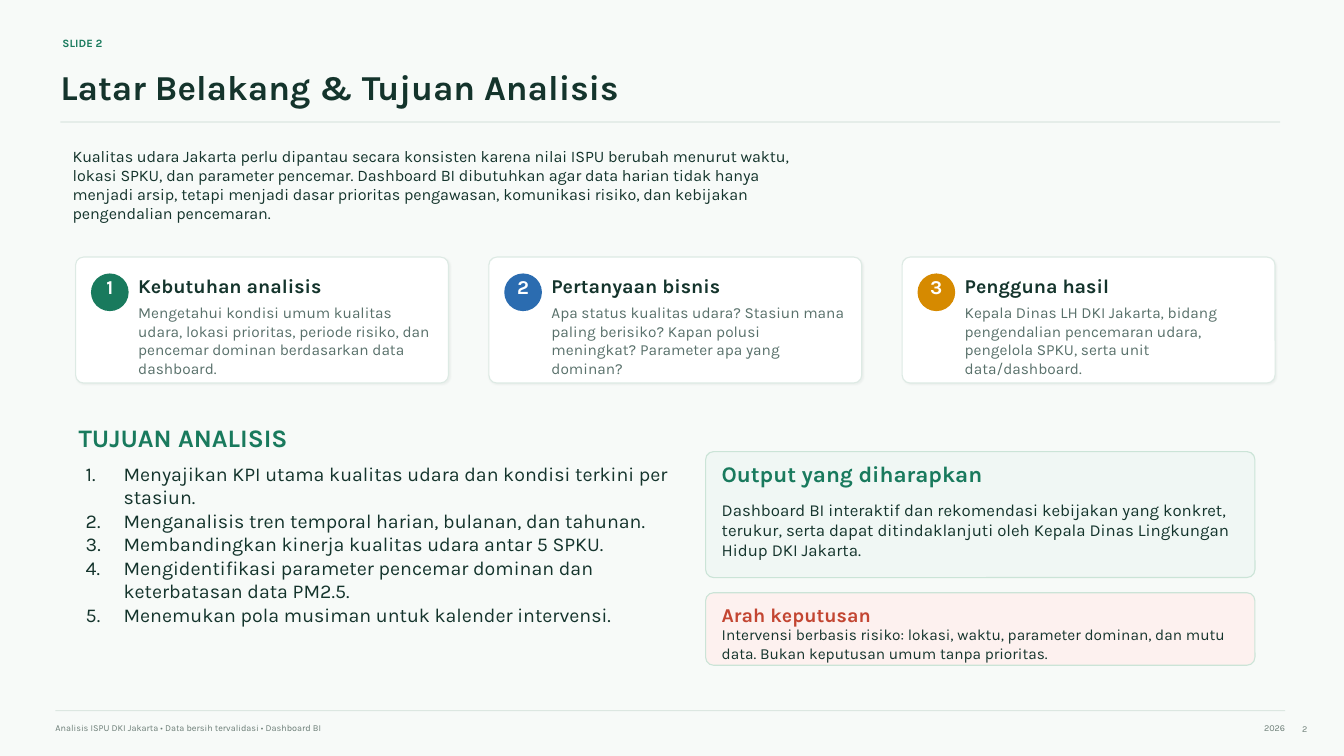
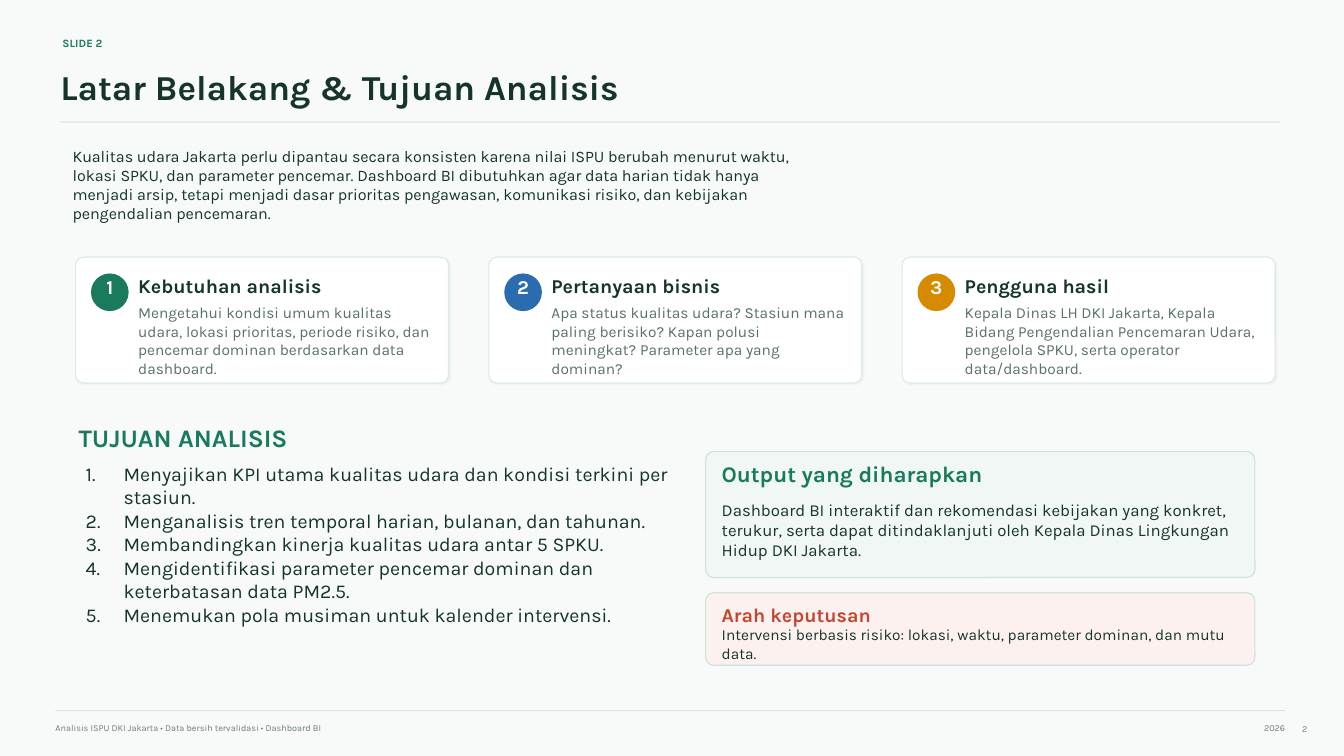
Before and after one commit to fahryanputra/data-analysis-ispu, a slide deck: slide 2 of outputs/paparan_ispu_dki_jakarta.pptx. Drawn at 1344x756 pixels with LibreOffice and Linux fonts; fonts in the diff are those of the drawing. Boxes give left, top, right and bottom in pixels: in the first picture for what was removed or moved away, otherwise in the second. Text is boxed around its words. In the diff, an @@ line names an element or a change of style, - is before the commit and + after.

```diff
--- a/outputs/paparan_ispu_dki_jakarta.pptx
+++ b/outputs/paparan_ispu_dki_jakarta.pptx
@@ text at box(965, 307, 1255, 375): text changed @@
-Kepala Dinas LH DKI Jakarta, bidang pengendalian pencemaran udara, pengelola SPKU, serta unit data/dashboard.
+Kepala Dinas LH DKI Jakarta, Kepala Bidang Pengendalian Pencemaran Udara, pengelola SPKU, serta operator data/dashboard.
@@ text at box(722, 629, 1225, 659): text changed @@
-Intervensi berbasis risiko: lokasi, waktu, parameter dominan, dan mutu data. Bukan keputusan umum tanpa prioritas.
+Intervensi berbasis risiko: lokasi, waktu, parameter dominan, dan mutu data.
```
Also in this commit, not shown: 6 other slides changed, 4 other files.
